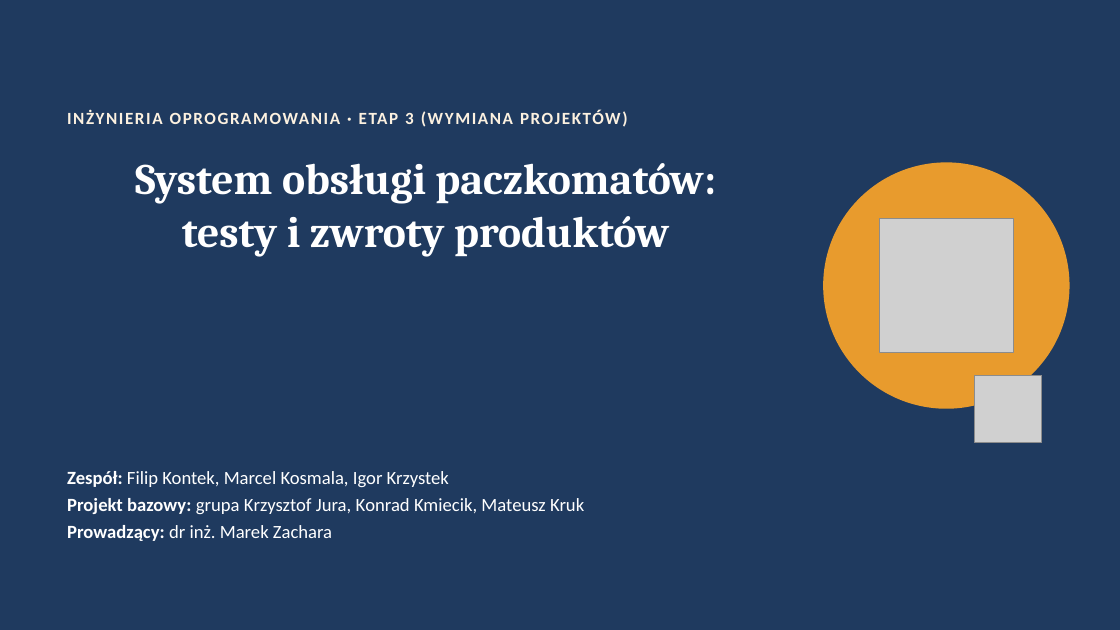
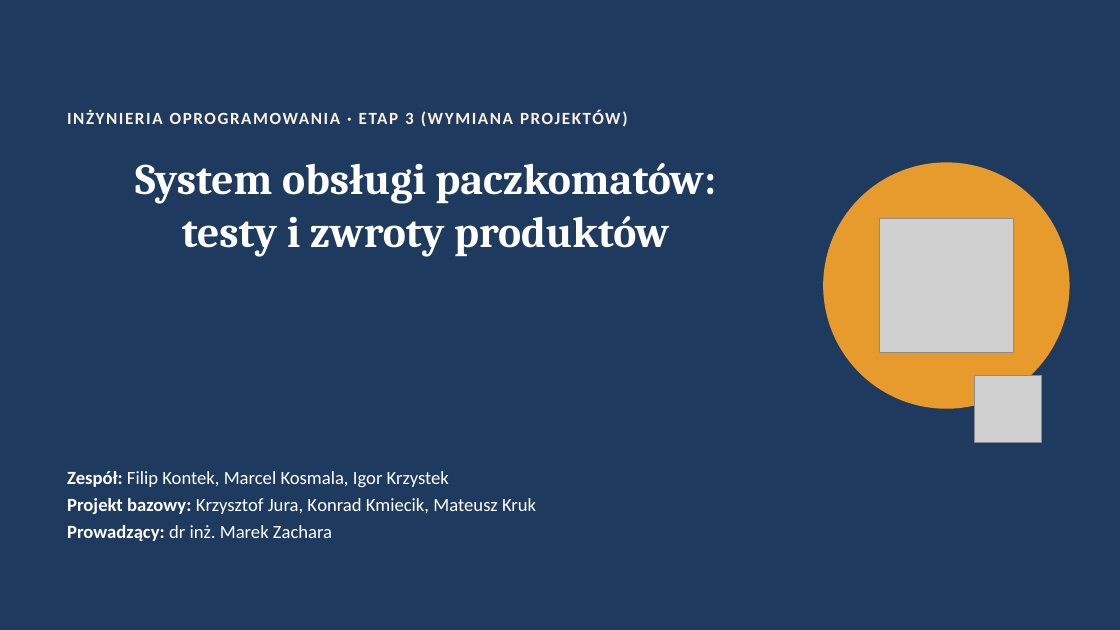
Before and after one commit to AGH-ISI-projects/package-management, a slide deck: slide 1 of krzycha/docs/nowe/prezentacja_final.pptx. Drawn at 1120x630 pixels with LibreOffice and Linux fonts; fonts in the diff are those of the drawing; grey boxes stand for pictures. Boxes give left, top, right and bottom in pixels: in the first picture for what was removed or moved away, otherwise in the second. Text is boxed around its words. In the diff, an @@ line names an element or a change of style, - is before the commit and + after.

```diff
--- a/krzycha/docs/nowe/prezentacja_final.pptx
+++ b/krzycha/docs/nowe/prezentacja_final.pptx
@@ text at bbox=[67, 498, 536, 514]: text changed @@
-Projekt bazowy: grupa Krzysztof Jura, Konrad Kmiecik, Mateusz Kruk
+Projekt bazowy: Krzysztof Jura, Konrad Kmiecik, Mateusz Kruk
```
Also in this commit, not shown: 4 other slides changed, 3 other files.
